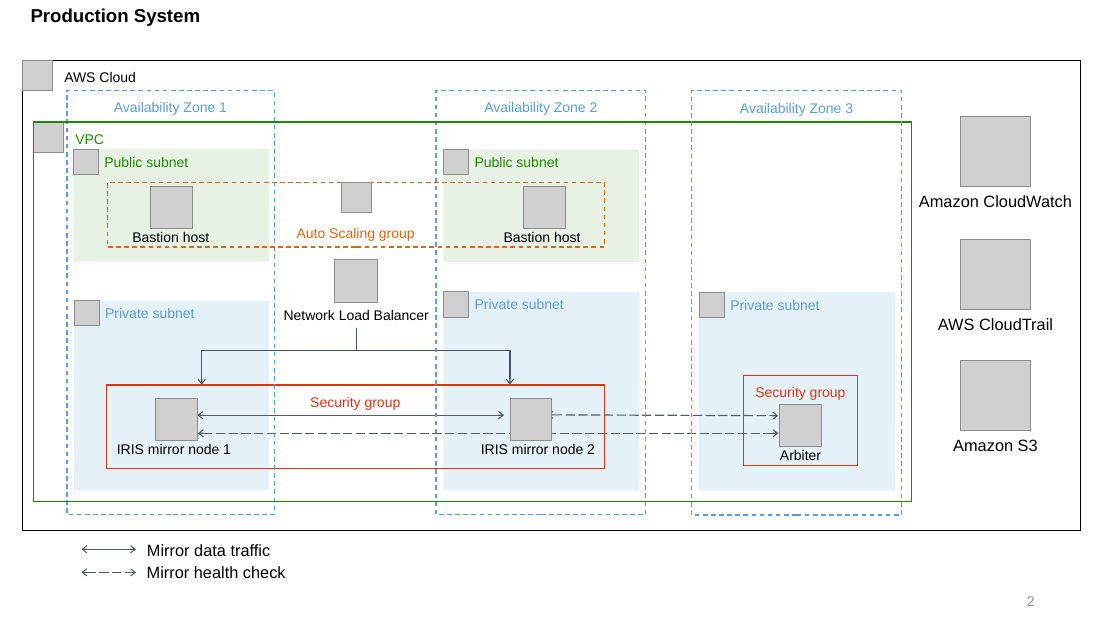
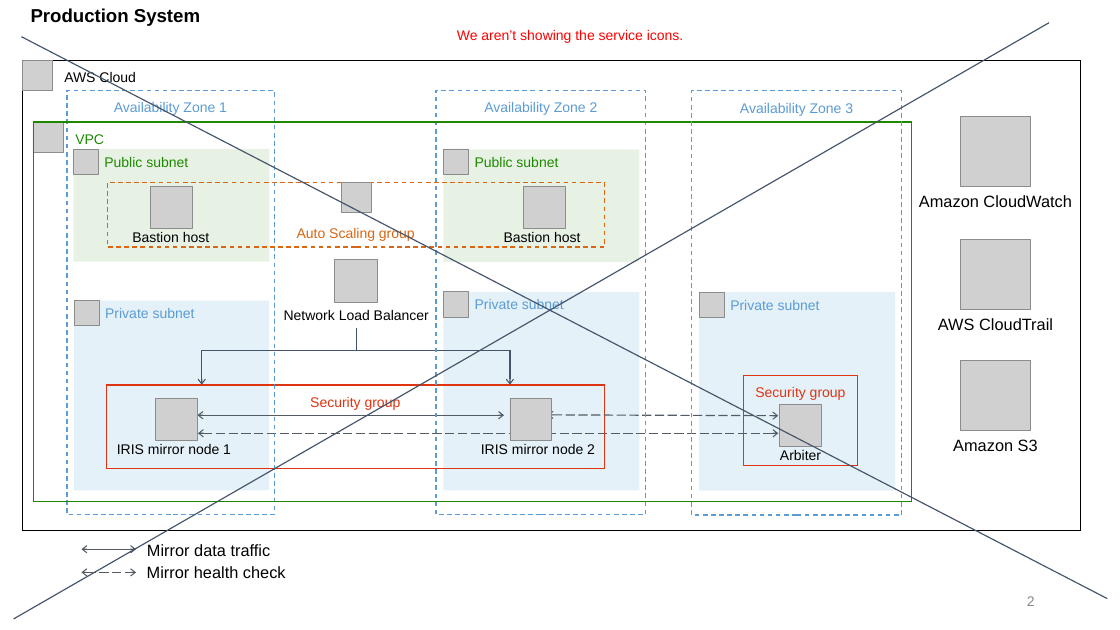
Before and after one commit to aws-quickstart/quickstart-intersystems-iris, a slide deck: slide 2 of docs/images/Intersystems IRIS architechture diagram.pptx. Drawn at 1120x630 pixels with LibreOffice and Linux fonts; fonts in the diff are those of the drawing; grey boxes stand for pictures. Boxes give left, top, right and bottom in pixels: in the first picture for what was removed or moved away, otherwise in the second. Text is boxed around its words. In the diff, an @@ line names an element or a change of style, - is before the commit and + after.

```diff
--- a/docs/images/Intersystems IRIS architechture diagram.pptx
+++ b/docs/images/Intersystems IRIS architechture diagram.pptx
@@ line added from (13, 619) to (1049, 23), #44546A 1 pt @@
@@ line added from (1107, 599) to (22, 37), #44546A 1 pt @@
@@ text added at box(457, 30, 683, 43), 12 pt, text #FF0000 @@
+We aren’t showing the service icons.
```
Also in this commit, not shown: 1 other slide changed, 7 other files.
